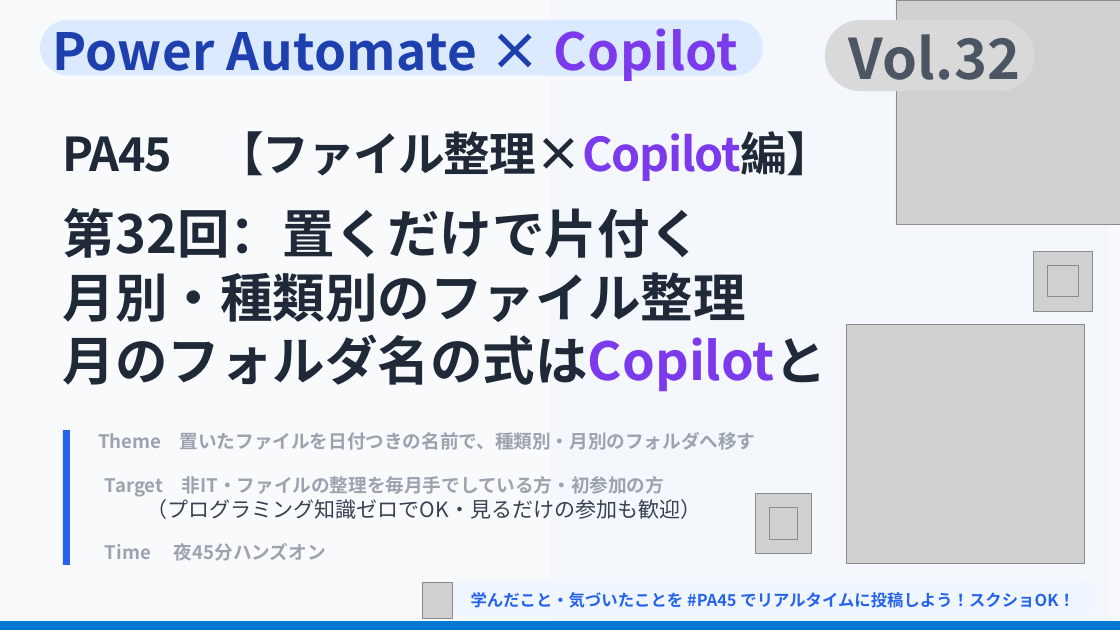
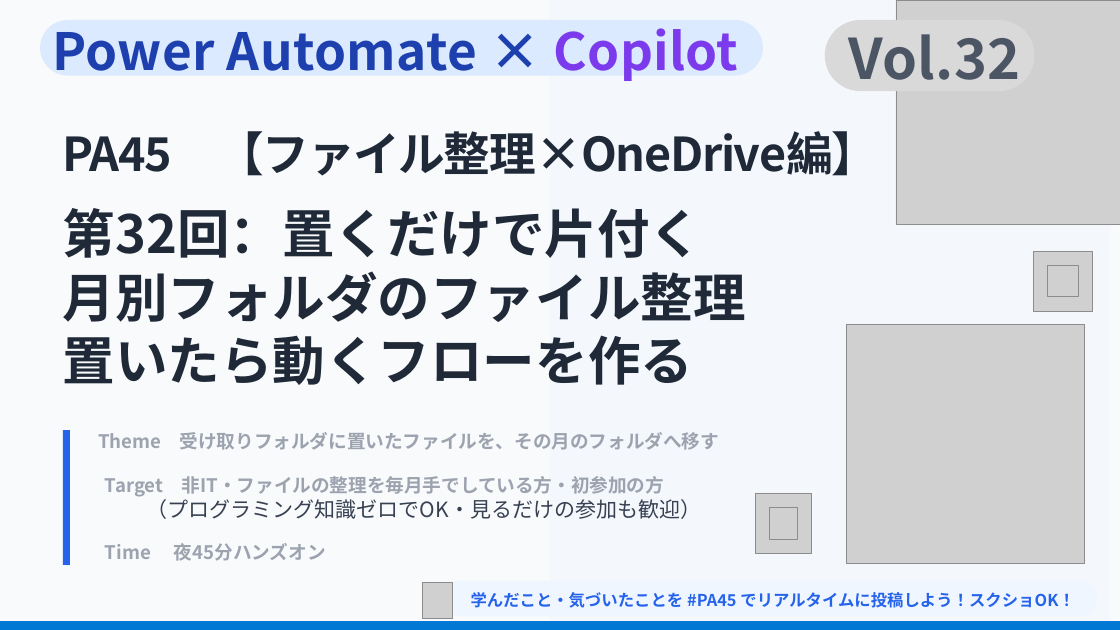
Before and after one commit to Haru-PowerPlatform/pa45, a slide deck: slide 2 of assets/connpass-eyecatch/P032_eyecatch_temp.pptx. Drawn at 1120x630 pixels with LibreOffice and Linux fonts; fonts in the diff are those of the drawing; grey boxes stand for pictures; background and template pictures are left out. Boxes give left, top, right and bottom in pixels: in the first picture for what was removed or moved away, otherwise in the second. Text is boxed around its words. In the diff, an @@ line names an element or a change of style, - is before the commit and + after.

```diff
--- a/assets/connpass-eyecatch/P032_eyecatch_temp.pptx
+++ b/assets/connpass-eyecatch/P032_eyecatch_temp.pptx
@@ text at (63,131,878,176): text changed @@
-PA45 【ファイル整理×Copilot編】
+PA45 【ファイル整理×OneDrive編】
@@ text at (63,271,746,385): text changed @@
-月別・種類別のファイル整理
-月のフォルダ名の式はCopilotと
+月別フォルダのファイル整理
+置いたら動くフローを作る
@@ text at (98,432,719,450): text changed @@
-Theme 置いたファイルを日付つきの名前で、種類別・月別のフォルダへ移す
+Theme 受け取りフォルダに置いたファイルを、その月のフォルダへ移す
```
Also in this commit, not shown: 8 other files.
